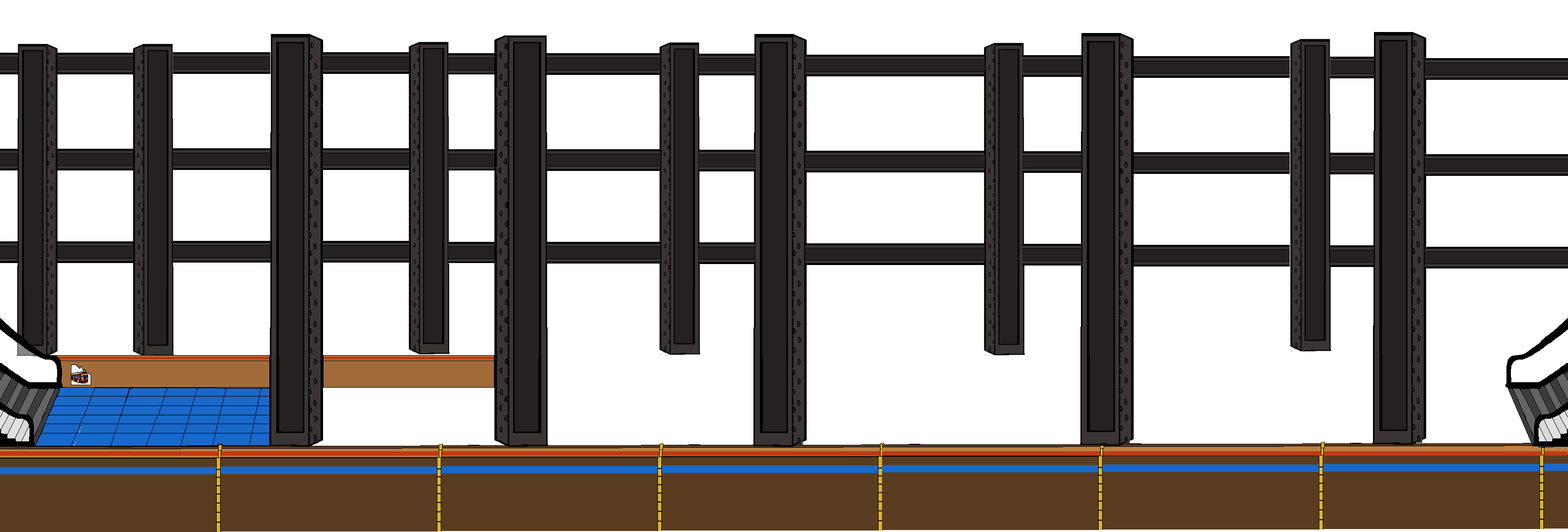
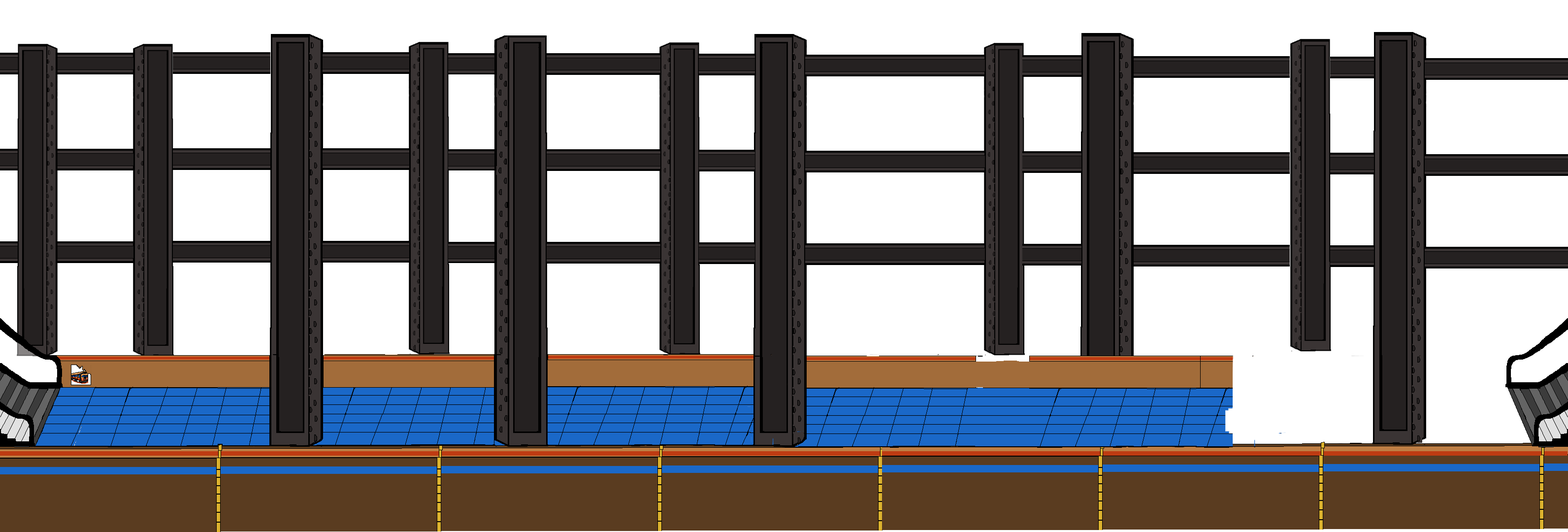
Layered file, before and after one edit (1568px x 532px). Changes by layer:
added layer "subwayFlooringBackground copy #3" in group "subwayFlooring" over [739, 354, 1421, 448]
painted on "subwayFlooringBackground" over [740, 354, 754, 433]
added layer "subwayFlooringBackground copy #2" in group "subwayFlooring" over [649, 354, 940, 447]
added layer "subwayFlooringBackground copy #1" in group "subwayFlooring" over [482, 354, 773, 447]
added layer "subwayFlooringBackground copy" in group "subwayFlooring" over [269, 354, 719, 447]
